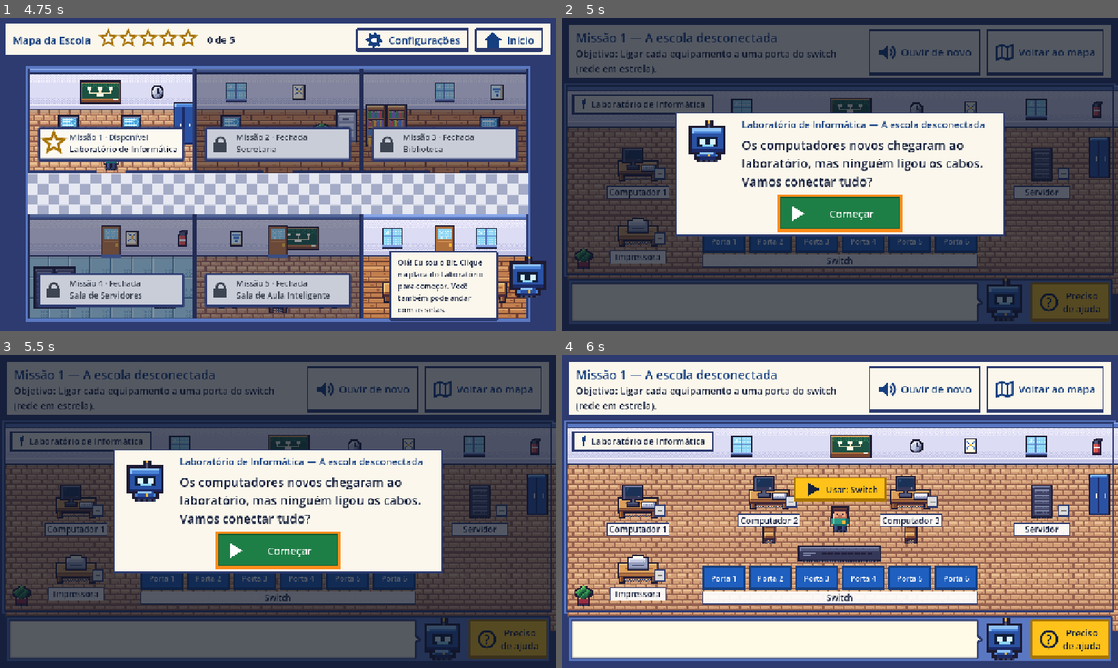
Above: before the commit, frames 1-4 (two rows, left to right).
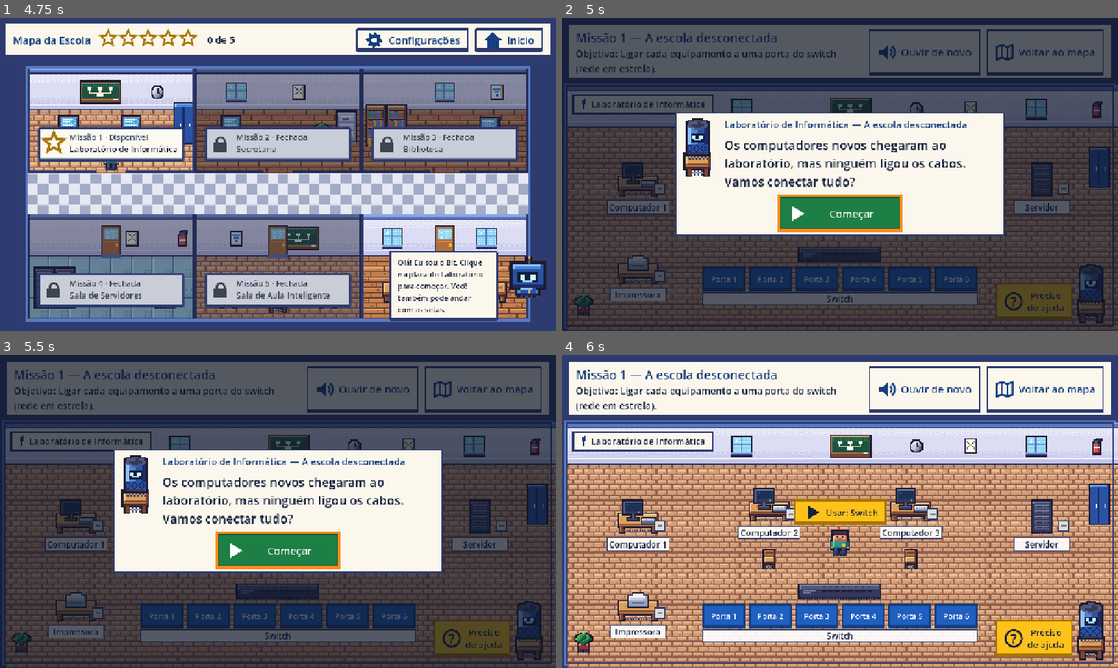
Above: after the commit, the same moments.

Repository: c1miano/escola-conectada-missao-rede
Game: Godot game, scene res://scenes/Main.tscn
The game is run twice, just before and just after one commit, with the same random seed, the same clock (stepped at 60 frames per second) and the same inputs.
Inputs (mouse positions are in pixels of both pictures, inside the frame that each line leads up to):
- Up to frame 1 (4.75 s): click "Jogar" at 0.5 s; click "Escolher" at 1.25 s; click "Início" at 2 s; click "Jogar" at 2.75 s; click "Escolher" at 3.5 s; click (111, 143) at 4.27 s
- Up to frame 2 (5 s): no input
- Up to frame 3 (5.5 s): click "Preciso de ajuda" at 5 s
- Up to frame 4 (6 s): click "Começar" at 5.75 s

Frame 1 is identical in both runs. In frame 2, 26% of the frame differs, in the area x 0-100%, y 32-100%; in frame 3, 26%; in frame 4, 33%, in the area x 0-100%, y 38-100%.

Commit message:
Bit vira assistente na sala (estilo caixa inteligente); sala ocupa a tela
Remove a barra inferior: o Bit fica numa mesinha no canto da sala, com
anel de luz que pulsa ao falar e comemora acertos; o balão sai dele, a
ajuda fica ao lado e as opções aparecem num painel flutuante só quando há.

Co-Authored-By: Claude Opus 5.5 <noreply@anthropic.com>
Claude-Session: https://claude.ai/code/session_01ULB8X7t9abp3p422H2gXDy

Diff:
--- a/scripts/missions/mission_2.gd
+++ b/scripts/missions/mission_2.gd
@@ -35,12 +35,12 @@
 		pcs.append(d)
 		place(d, pos[i])
 	explainer = IpExplainer.new()
-	place(explainer, Vector2(0.79, 0.20))
+	place(explainer, Vector2(0.79, 0.12))
 	sheet_panel = PanelContainer.new()
 	sheet = Label.new()
 	sheet.add_theme_font_size_override("font_size", 20)
 	sheet_panel.add_child(sheet)
-	place(sheet_panel, Vector2(0.81, 0.64))
+	place(sheet_panel, Vector2(0.80, 0.37))
 	_connect_all.call_deferred()
 	story("Os computadores da secretaria já estão ligados no switch. Mas eles ainda não têm endereço para conversar!", _begin)
 
--- a/scripts/missions/mission_3.gd
+++ b/scripts/missions/mission_3.gd
@@ -68,7 +68,7 @@
 
 func _build_browser() -> void:
 	browser = PanelContainer.new()
-	browser.custom_minimum_size = Vector2(560, 0)
+	browser.custom_minimum_size = Vector2(480, 0)
 	var v := VBoxContainer.new()
 	browser.add_child(v)
 	browser_bar = Label.new()
@@ -77,13 +77,13 @@
 	v.add_child(browser_bar)
 	browser_page = Label.new()
 	browser_page.autowrap_mode = TextServer.AUTOWRAP_WORD_SMART
-	browser_page.custom_minimum_size = Vector2(520, 0)
+	browser_page.custom_minimum_size = Vector2(450, 0)
 	browser_page.horizontal_alignment = HORIZONTAL_ALIGNMENT_CENTER
 	browser_page.add_theme_font_size_override("font_size", 30)
 	browser_page.add_theme_color_override("font_color", Palette.PRIMARY_DARK)
 	browser_page.text = "Feira de Tecnologia\nEscola Conectada\n\nBem-vindos! Projetos, robôs e muito mais."
 	v.add_child(browser_page)
-	place(browser, Vector2(0.5, 0.36))
+	place(browser, Vector2(0.42, 0.34))
 	browser.visible = false
 
 
--- a/scripts/missions/mission_5.gd
+++ b/scripts/missions/mission_5.gd
@@ -70,7 +70,7 @@
 	iot.clicked.connect(_on_iot)
 	if kind == "sensor_temp":
 		iot.value_text = "24 °C"
-	place(iot, Vector2(0.78, 0.50))
+	place(iot, Vector2(0.76, 0.40))
 	correct("Dispositivo instalado!", "Escolheu um dispositivo de Internet das Coisas (%s)" % title.to_lower())
 	say("O %s precisa se conectar à rede para mandar informações. Ele usa Wi-Fi. Primeiro, ligue o ponto de acesso no switch." % title.to_lower())
 	set_objective("Ligar o ponto de acesso Wi-Fi ao switch.")
--- a/scripts/missions/mission_base.gd
+++ b/scripts/missions/mission_base.gd
@@ -15,7 +15,7 @@
 var actions: HFlowContainer
 var _act_panel: PanelContainer
 var _bubble_panel: PanelContainer
-var bit: BitView
+var bit: BitSpeaker
 var bubble: Label
 var title_label: Label
 var objective_label: Label
@@ -137,69 +137,61 @@
 	cables = CableLayer.new()
 	stage.add_child(cables)
 
-	# ---- baixo: uma barra só — opções | balão do Bit (ocupa o espaço livre) | Bit | ajuda
-	_act_panel = PanelContainer.new()
-	var bar_style := StyleBoxFlat.new()
-	bar_style.bg_color = Palette.FRAME
-	bar_style.border_color = Palette.FRAME_DARK
-	bar_style.set_border_width_all(4)
-	bar_style.set_corner_radius_all(3)
-	for side in ["left", "right", "top", "bottom"]:
-		bar_style.set("content_margin_" + side, 8)
-	_act_panel.add_theme_stylebox_override("panel", bar_style)
-	root.add_child(_act_panel)
-	var bottom := HBoxContainer.new()
-	bottom.add_theme_constant_override("separation", 10)
-	_act_panel.add_child(bottom)
-
-	actions = HFlowContainer.new()   # quebra em duas linhas quando há muitas opções
-	actions.size_flags_horizontal = Control.SIZE_EXPAND_FILL
-	actions.size_flags_stretch_ratio = 2.4
-	actions.size_flags_vertical = Control.SIZE_SHRINK_CENTER
-	actions.alignment = FlowContainer.ALIGNMENT_CENTER
-	actions.add_theme_constant_override("h_separation", 12)
-	actions.add_theme_constant_override("v_separation", 8)
-	bottom.add_child(actions)
+	# ---- dentro da sala: Bit (assistente), balão, ajuda e painel de opções flutuante
+	bit = BitSpeaker.new()
+	bit.z_index = 8
+	stage.add_child(bit)
 
 	_bubble_panel = PanelContainer.new()
-	_bubble_panel.size_flags_horizontal = Control.SIZE_EXPAND_FILL
-	_bubble_panel.custom_minimum_size = Vector2(300, 92)
+	_bubble_panel.z_index = 8
+	_bubble_panel.mouse_filter = Control.MOUSE_FILTER_IGNORE
 	var bs := StyleBoxFlat.new()
 	bs.bg_color = Color("#fffbe6")
 	bs.border_color = Palette.FRAME_DARK
 	bs.set_border_width_all(4)
+	bs.border_width_bottom = 7
 	bs.set_corner_radius_all(3)
-	bs.content_margin_left = 16
-	bs.content_margin_right = 16
+	bs.content_margin_left = 14
+	bs.content_margin_right = 14
 	bs.content_margin_top = 8
 	bs.content_margin_bottom = 8
 	_bubble_panel.add_theme_stylebox_override("panel", bs)
-	# pontinha do balão apontando para o Bit
+	# pontinha do balão apontando para baixo, para o Bit
 	_bubble_panel.draw.connect(func():
 		var r := _bubble_panel.size
-		var y := r.y / 2.0
-		_bubble_panel.draw_colored_polygon(PackedVector2Array([Vector2(r.x - 3, y - 12), Vector2(r.x + 12, y), Vector2(r.x - 3, y + 12)]), Palette.FRAME_DARK)
-		_bubble_panel.draw_colored_polygon(PackedVector2Array([Vector2(r.x - 5, y - 7), Vector2(r.x + 4, y), Vector2(r.x - 5, y + 7)]), Color("#fffbe6")))
-	bottom.add_child(_bubble_panel)
+		var x := r.x - 64.0
+		_bubble_panel.draw_colored_polygon(PackedVector2Array([Vector2(x - 14, r.y - 4), Vector2(x, r.y + 16), Vector2(x + 14, r.y - 4)]), Palette.FRAME_DARK)
+		_bubble_panel.draw_colored_polygon(PackedVector2Array([Vector2(x - 8, r.y - 8), Vector2(x, r.y + 6), Vector2(x + 8, r.y - 8)]), Color("#fffbe6")))
+	stage.add_child(_bubble_panel)
 	bubble = Label.new()
 	bubble.autowrap_mode = TextServer.AUTOWRAP_WORD_SMART
-	bubble.vertical_alignment = VERTICAL_ALIGNMENT_CENTER
-	bubble.size_flags_vertical = Control.SIZE_FILL
+	bubble.custom_minimum_size = Vector2(360, 0)
 	bubble.add_theme_font_size_override("font_size", 20)
 	_bubble_panel.add_child(bubble)
 
-	var bit_holder := Control.new()
-	bit_holder.custom_minimum_size = Vector2(100, 92)
-	bit_holder.size_flags_vertical = Control.SIZE_SHRINK_CENTER
-	bottom.add_child(bit_holder)
-	bit = BitView.new()
-	bit.position = Vector2(-5, -14)
-	bit_holder.add_child(bit)
-	help_button = BigButton.new("Preciso\nde ajuda", "help", "star", 92)
-	help_button.add_theme_font_size_override("font_size", 21)
-	help_button.size_flags_vertical = Control.SIZE_SHRINK_CENTER
+	help_button = BigButton.new("Preciso\nde ajuda", "help", "star", 84)
+	help_button.add_theme_font_size_override("font_size", 20)
+	help_button.z_index = 8
 	help_button.pressed.connect(_on_help)
-	bottom.add_child(help_button)
+	stage.add_child(help_button)
+
+	_act_panel = PanelContainer.new()
+	_act_panel.z_index = 9
+	var ps := StyleBoxFlat.new()
+	ps.bg_color = Color(Palette.CREAM, 0.96)
+	ps.border_color = Palette.FRAME_DARK
+	ps.set_border_width_all(4)
+	ps.border_width_bottom = 8
+	ps.set_corner_radius_all(3)
+	for side in ["left", "right", "top", "bottom"]:
+		ps.set("content_margin_" + side, 10)
+	_act_panel.add_theme_stylebox_override("panel", ps)
+	stage.add_child(_act_panel)
+	actions = HFlowContainer.new()
+	actions.alignment = FlowContainer.ALIGNMENT_CENTER
+	actions.add_theme_constant_override("h_separation", 12)
+	actions.add_theme_constant_override("v_separation", 8)
+	_act_panel.add_child(actions)
 
 	# ---- camadas sobrepostas
 	_build_feedback()
@@ -263,19 +255,46 @@
 
 func _process(_d: float) -> void:
 	_update_walker(_d)
-	# opções somem quando não há (a tarefa é clicar no cenário) e o balão ocupa o espaço
-	var has_actions := false
-	for c in actions.get_children():
-		if not c.is_queued_for_deletion():
-			has_actions = true
-			break
-	actions.visible = has_actions
+	_layout_overlays()
 	for n in _placed:
 		if is_instance_valid(n):
 			n.position = (floor_point(_placed[n]) - n.size / 2.0).round()
 	if _feedback.visible:
 		_feedback.position.x = (size.x - _feedback.size.x) / 2.0
 		_feedback.position.y = 120
+
+
+# ================================================================== Bit, balão, ajuda e opções dentro da sala
+func _layout_overlays() -> void:
+	var sz := stage.size
+	if sz.y < 100:
+		return
+	# Bit no canto inferior direito, ajuda à esquerda dele
+	bit.position = Vector2(sz.x - bit.size.x - 18, sz.y - bit.size.y - 6).round()
+	help_button.reset_size()
+	help_button.position = Vector2(bit.position.x - help_button.size.x - 10, sz.y - help_button.size.y - 14).round()
+	# balão acima do Bit (some quando não há texto)
+	_bubble_panel.visible = bubble.text.strip_edges() != ""
+	var bw := minf(460.0, sz.x * 0.42)
+	bubble.custom_minimum_size.x = bw - 28
+	_bubble_panel.reset_size()
+	_bubble_panel.position = Vector2(sz.x - _bubble_panel.size.x - 14, bit.position.y - _bubble_panel.size.y - 10).round()
+	# painel de opções: embaixo, no meio da área livre (só quando há opções)
+	var has_actions := false
+	for c in actions.get_children():
+		if not c.is_queued_for_deletion():
+			has_actions = true
+			break
+	_act_panel.visible = has_actions
+	if has_actions:
+		var free_w := help_button.position.x - 24
+		var content := 0.0
+		for c in actions.get_children():
+			if not c.is_queued_for_deletion():
+				content += (c as Control).get_combined_minimum_size().x + 12.0
+		actions.custom_minimum_size.x = minf(free_w - 24, content)
+		_act_panel.reset_size()
+		_act_panel.position = Vector2(maxf(12, (free_w - _act_panel.size.x) / 2.0), sz.y - _act_panel.size.y - 10).round()
 
 
 # ================================================================== personagem (andar até o equipamento)
@@ -396,6 +415,8 @@
 # ================================================================== helpers para as missões
 ## Coloca um elemento no cenário. rel = posição relativa (0..1) do centro.
 func place(node: Control, rel: Vector2) -> Control:
+	if node is PanelContainer:
+		node.z_index = 6       # painéis de informação ficam na frente do técnico
 	stage.add_child(node)
 	_placed[node] = rel
 	node.reset_size()
@@ -419,6 +440,7 @@
 func say(text: String, mood: String = "normal") -> void:
 	bubble.text = text
 	bit.mood = mood
+	bit.talk(text)
 	Voice.say(text)
 
 
@@ -665,9 +687,10 @@
 	var row := HBoxContainer.new()
 	box.add_child(row)
 	var holder := Control.new()
-	holder.custom_minimum_size = Vector2(120, 130)
+	holder.custom_minimum_size = Vector2(80, 140)
 	row.add_child(holder)
-	var b := BitView.new()
+	var b := BitSpeaker.new()
+	b.mouse_filter = Control.MOUSE_FILTER_IGNORE
 	holder.add_child(b)
 	var col := VBoxContainer.new()
 	col.size_flags_horizontal = Control.SIZE_EXPAND_FILL
--- /dev/null
+++ b/scripts/ui/bit_speaker.gd
@@ -0,0 +1,68 @@
+class_name BitSpeaker
+extends Control
+## Bit como assistente inteligente (tipo Alexa) em cima de uma mesinha, dentro da sala.
+## O anel de luz pulsa quando ele fala e pisca colorido quando o jogador acerta.
+## Clicar no Bit repete a última instrução.
+
+const SCALE := 4
+
+var mood := "normal":
+	set(v):
+		mood = v
+		queue_redraw()
+var _talk := 0.0        # segundos restantes "falando"
+var _party := 0.0       # segundos de comemoração
+var _t := 0.0
+var _hop := 0.0
+
+
+func _init() -> void:
+	custom_minimum_size = Vector2(16, 34) * SCALE
+	size = custom_minimum_size
+	mouse_filter = Control.MOUSE_FILTER_STOP
+	mouse_default_cursor_shape = Control.CURSOR_POINTING_HAND
+	tooltip_text = "Bit: clique para ouvir de novo"
+
+
+func talk(text: String) -> void:
+	_talk = clampf(text.length() / 14.0, 1.2, 6.0)
+
+
+func celebrate() -> void:
+	mood = "feliz"
+	_party = 1.4
+	var t := create_tween()
+	t.tween_property(self, "_hop", 1.0, 0.12)
+	t.tween_property(self, "_hop", 0.0, 0.18)
+	t.tween_property(self, "_hop", 1.0, 0.12)
+	t.tween_property(self, "_hop", 0.0, 0.18)
+
+
+func _gui_input(event: InputEvent) -> void:
+	if event is InputEventMouseButton and event.pressed and event.button_index == MOUSE_BUTTON_LEFT:
+		accept_event()
+		Voice.repeat()
+		talk(Voice.last_text)
+
+
+func _process(delta: float) -> void:
+	_t += delta
+	_talk = maxf(0.0, _talk - delta)
+	_party = maxf(0.0, _party - delta)
+	queue_redraw()
+
+
+func _draw() -> void:
+	var table_y := 18.0 * SCALE
+	Sprites.draw(self, "mesinha", Vector2(0, table_y), SCALE)
+	var lit := _party > 0.0 or (_talk > 0.0 and fmod(_t, 0.5) < 0.3)
+	var name := "bit_caixa_%s%s" % [mood, "" if lit else "_apagado"]
+	var hop: float = -round(_hop * 2.0) * SCALE
+	Sprites.draw(self, name, Vector2(0, hop), SCALE)
+	if _party > 0.0:
+		# anel colorido girando (comemoração)
+		var cols := [Palette.STAR, Palette.LED_ON, Color("#f29aa0"), Palette.SCREEN_ON]
+		for i in 4:
+			var a := _t * 8.0 + i * PI / 2.0
+			var p := Vector2(8 * SCALE + cos(a) * 5.5 * SCALE, 4 * SCALE + hop + sin(a) * 2.2 * SCALE)
+			draw_rect(Rect2(p - Vector2(SCALE, SCALE), Vector2(SCALE * 2, SCALE * 2)), cols[i])
--- a/tools/pixelart/validacao.json
+++ b/tools/pixelart/validacao.json
@@ -215,6 +215,54 @@
       ],
       "cores": 10,
       "pixels_soltos": 0
+    },
+    "bit_caixa_normal": {
+      "tamanho": [
+        16,
+        24
+      ],
+      "cores": 11,
+      "pixels_soltos": 6
+    },
+    "bit_caixa_normal_apagado": {
+      "tamanho": [
+        16,
+        24
+      ],
+      "cores": 11,
+      "pixels_soltos": 6
+    },
+    "bit_caixa_feliz": {
+      "tamanho": [
+        16,
+        24
+      ],
+      "cores": 11,
+      "pixels_soltos": 6
+    },
+    "bit_caixa_feliz_apagado": {
+      "tamanho": [
+        16,
+        24
+      ],
+      "cores": 10,
+      "pixels_soltos": 6
+    },
+    "bit_caixa_pensando": {
+      "tamanho": [
+        16,
+        24
+      ],
+      "cores": 11,
+      "pixels_soltos": 6
+    },
+    "bit_caixa_pensando_apagado": {
+      "tamanho": [
+        16,
+        24
+      ],
+      "cores": 11,
+      "pixels_soltos": 6
     },
     "pc_off": {
       "tamanho": [
Binary file added: assets/sprites/bit_caixa_feliz.png
Not shown, added: assets/sprites/bit_caixa_feliz.png.import
Binary file added: assets/sprites/bit_caixa_feliz_apagado.png
Not shown, added: assets/sprites/bit_caixa_feliz_apagado.png.import
Binary file added: assets/sprites/bit_caixa_normal.png
Not shown, added: assets/sprites/bit_caixa_normal.png.import
Binary file added: assets/sprites/bit_caixa_normal_apagado.png
Not shown, added: assets/sprites/bit_caixa_normal_apagado.png.import
Binary file added: assets/sprites/bit_caixa_pensando.png
Not shown, added: assets/sprites/bit_caixa_pensando.png.import
Binary file added: assets/sprites/bit_caixa_pensando_apagado.png
Not shown, added: assets/sprites/bit_caixa_pensando_apagado.png.import
(and 2 more such lines)
